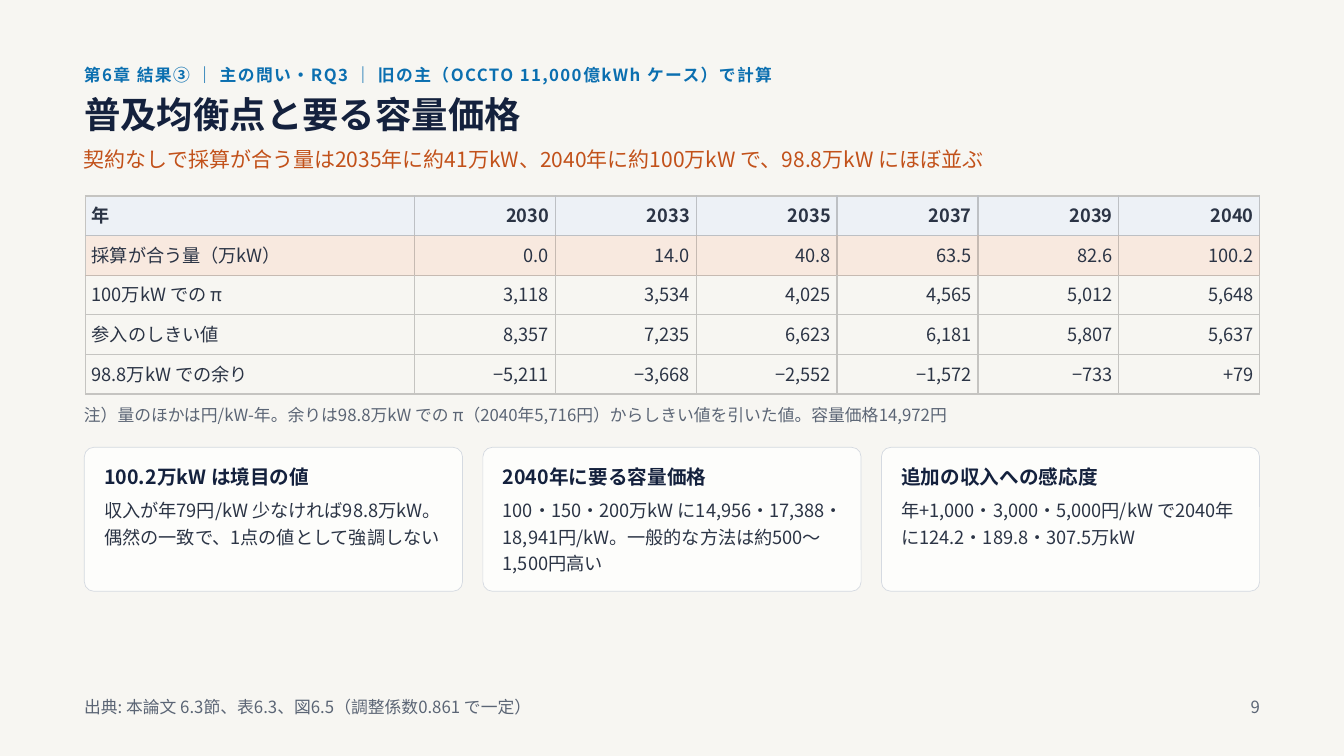
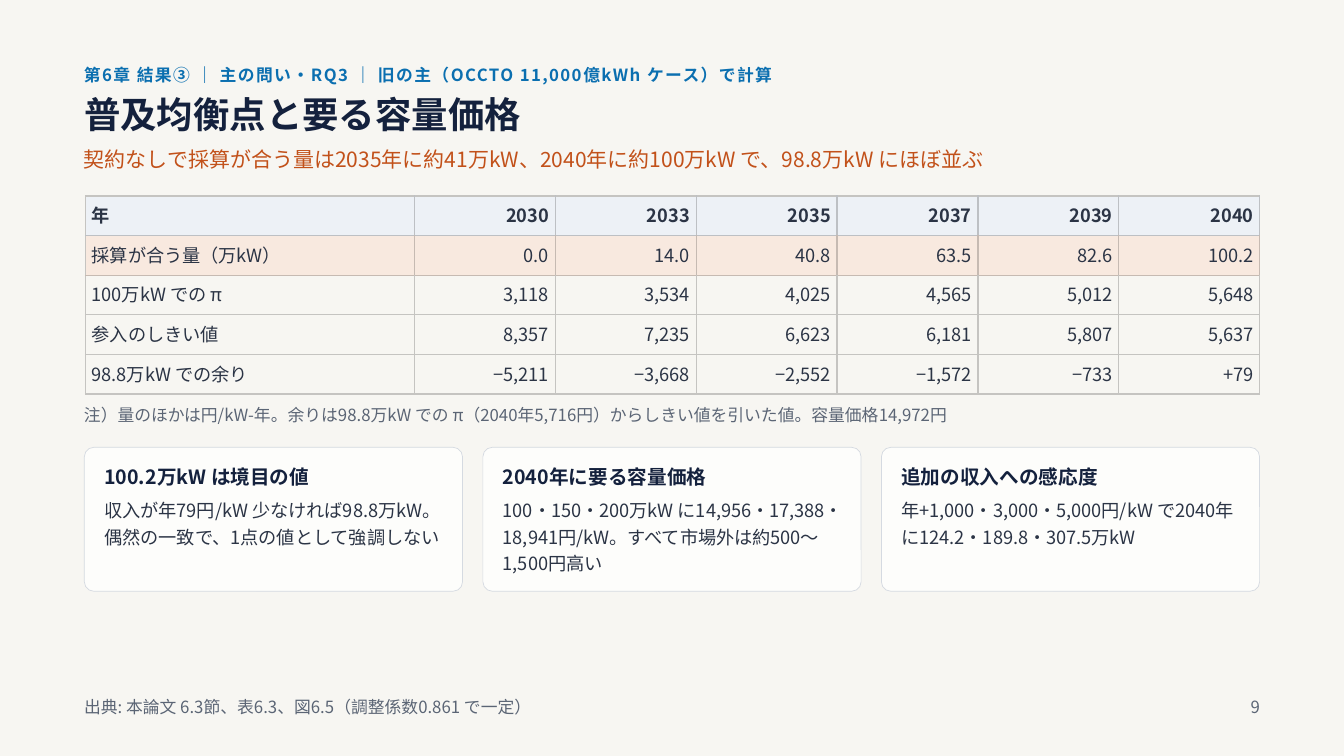
Before and after one commit to dikbb69/work, a slide deck: slide 9 of thesis/slides/20261103_progress/修論の内容と構成（進捗報告11_3）_新しい主_簡易見積.pptx. Drawn at 1344x756 pixels with LibreOffice and Linux fonts; fonts in the diff are those of the drawing. Boxes give left, top, right and bottom in pixels: in the first picture for what was removed or moved away, otherwise in the second. Text is boxed around its words. In the diff, an @@ line names an element or a change of style, - is before the commit and + after.

```diff
--- a/thesis/slides/20261103_progress/修論の内容と構成（進捗報告11_3）_新しい主_簡易見積.pptx
+++ b/thesis/slides/20261103_progress/修論の内容と構成（進捗報告11_3）_新しい主_簡易見積.pptx
@@ text at (503, 502, 843, 574): text changed @@
-100・150・200万kW に14,956・17,388・18,941円/kW。一般的な方法は約500〜1,500円高い
+100・150・200万kW に14,956・17,388・18,941円/kW。すべて市場外は約500〜1,500円高い
```
Also in this commit, not shown: 6 other slides changed, 1 other file.
